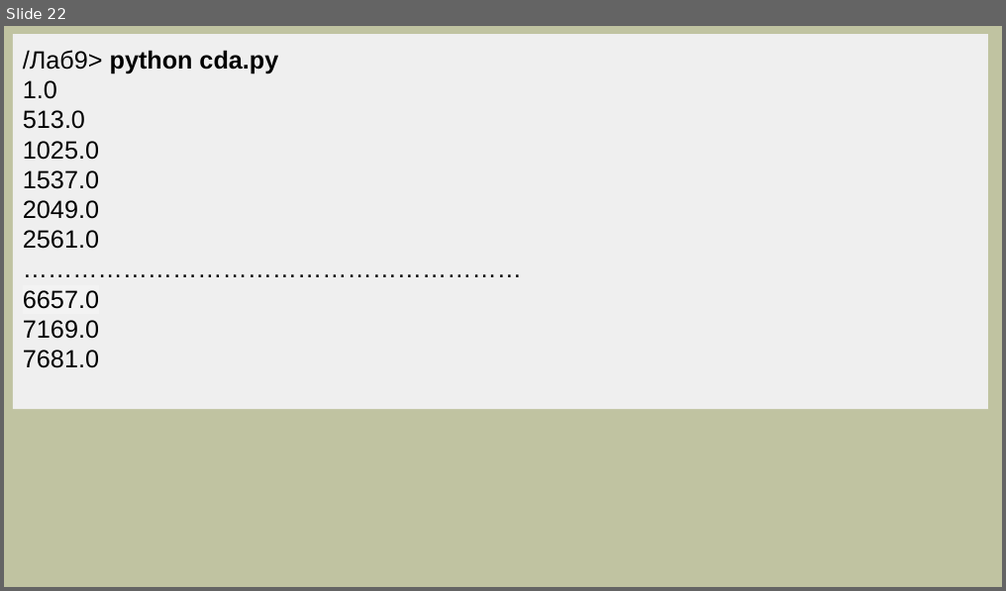
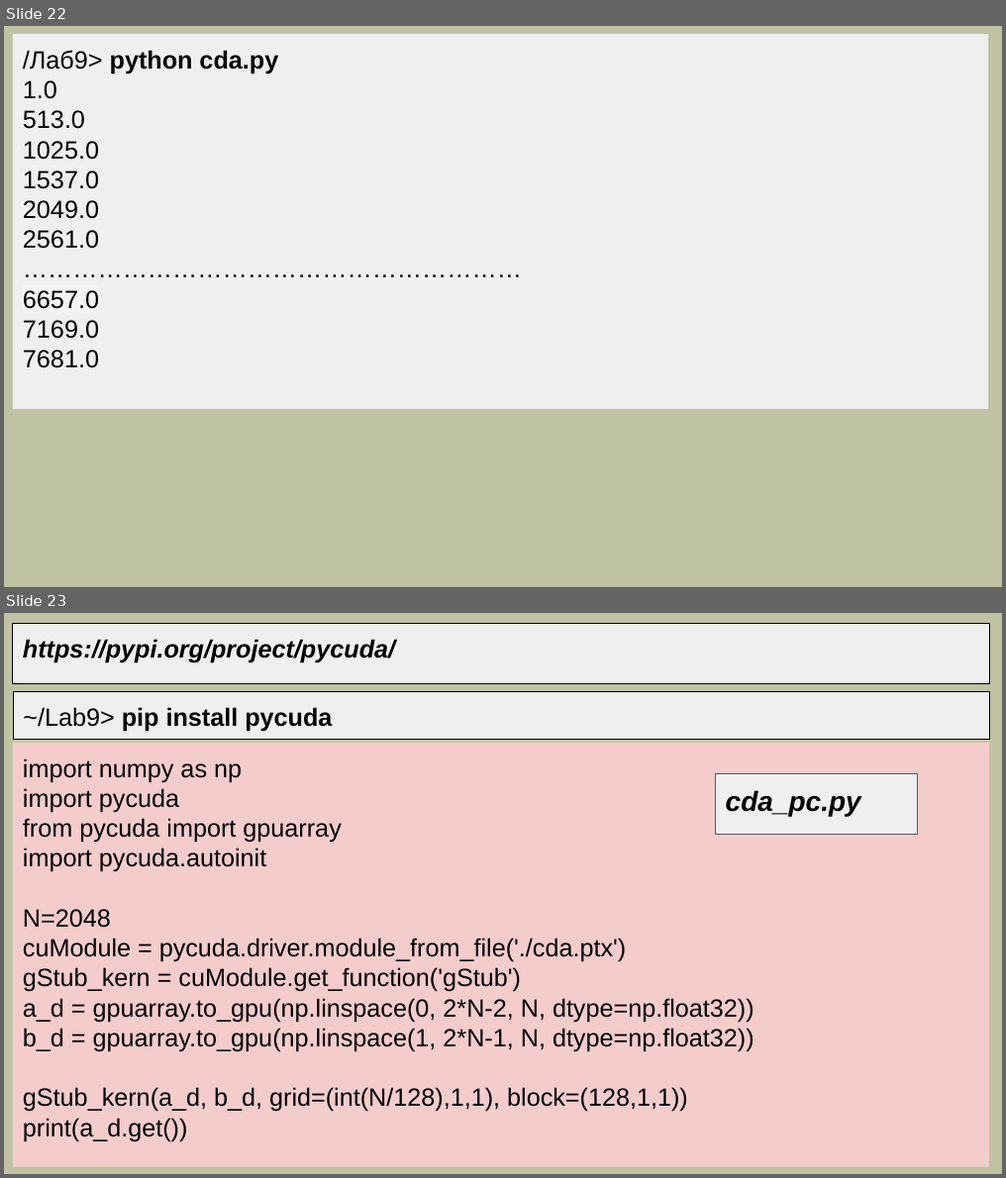
Before and after one commit to mlkv52/sibsutis_cuda_bachelors-2025, a slide deck: Лекции/pptx/Лекция9-ПГП-2025.pptx. Shown one above the other, each under a label of ours: slide 22 before the commit, slides 22 and 23 after it. The pictures are 1006x591 and 1006x1178 pixels, drawn with LibreOffice and Linux fonts; fonts in the diff are those of the drawing. Boxes give left, top, right and bottom in pixels: in the first picture for what was removed or moved away, otherwise in the second. Text is boxed around its words. In the diff, an @@ line names an element or a change of style, - is before the commit and + after.

```diff
--- a/Лекции/pptx/Лекция9-ПГП-2025.pptx
+++ b/Лекции/pptx/Лекция9-ПГП-2025.pptx
@@ slide 23 added at [4, 613, 1002, 1174], background #C0C3A1 @@
@@ rectangle added at [13, 623, 990, 684], fill #EFEFEF, outline #000000 0.75 pt, 18 pt, text #000000, bold, italic @@
+https://pypi.org/project/pycuda/
@@ rectangle added at [13, 692, 990, 739], fill #EFEFEF, outline #000000 0.75 pt, 18 pt, text #000000, bold @@
+~/Lab9> pip install pycuda
@@ rectangle added at [13, 743, 990, 1166], fill #F4CCCC, 18 pt, text #000000 @@
+import numpy as np
+import pycuda
+from pycuda import gpuarray
+import pycuda.autoinit
+N=2048
+cuModule = pycuda.driver.module_from_file('./cda.ptx')
+gStub_kern = cuModule.get_function('gStub')
+a_d = gpuarray.to_gpu(np.linspace(0, 2*N-2, N, dtype=np.float32))
+b_d = gpuarray.to_gpu(np.linspace(1, 2*N-1, N, dtype=np.float32))
+gStub_kern(a_d, b_d, grid=(int(N/128),1,1), block=(128,1,1))
+print(a_d.get())
@@ rectangle added at [716, 773, 917, 835], fill #EFEFEF, outline #595959 0.75 pt, 20 pt, text #000000, bold, italic @@
+cda_pc.py
```
Also in this commit, not shown: 1 slide changed, 1 other file.
